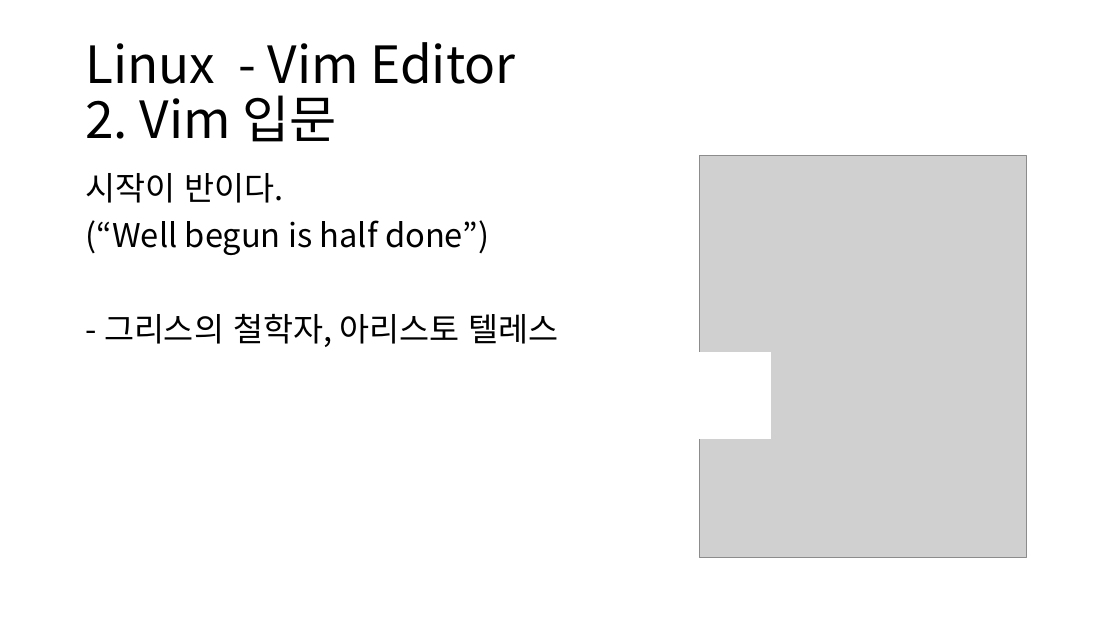
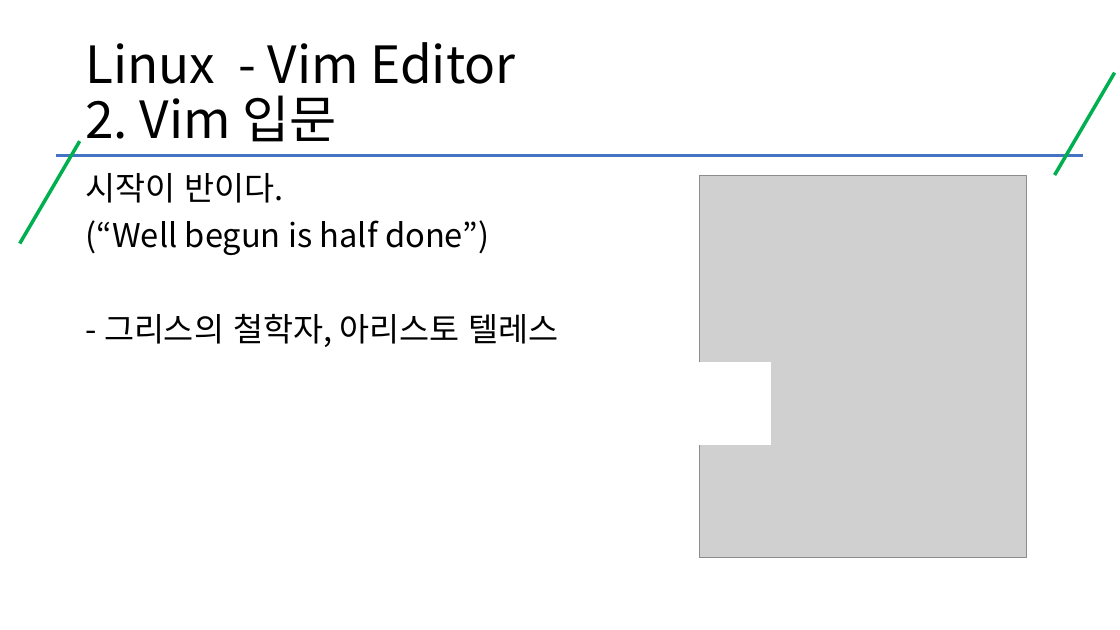
Before and after one commit to kig2929kig/systemProgramming, a slide deck: slide 6 of vi editor.pptx. Drawn at 1120x630 pixels with LibreOffice and Linux fonts; fonts in the diff are those of the drawing; grey boxes stand for pictures. Boxes give left, top, right and bottom in pixels: in the first picture for what was removed or moved away, otherwise in the second. Text is boxed around its words. In the diff, an @@ line names an element or a change of style, - is before the commit and + after.

```diff
--- a/vi editor.pptx
+++ b/vi editor.pptx
@@ line added from (1115, 73) to (1055, 175), #00B050 3 pt @@
@@ line added from (80, 141) to (20, 244), #00B050 3 pt @@
@@ line added from (56, 155) to (1084, 155), #4472C4 3 pt @@
@@ picture: place and size @@
-picture at (699, 155, 1027, 558)
+picture at (699, 175, 1027, 558)
@@ rectangle: place and size @@
-rectangle at (700, 353, 770, 439)
+rectangle at (700, 363, 770, 444)
```
Also in this commit, not shown: 20 other slides changed, 8 slides added, 1 slide removed.
